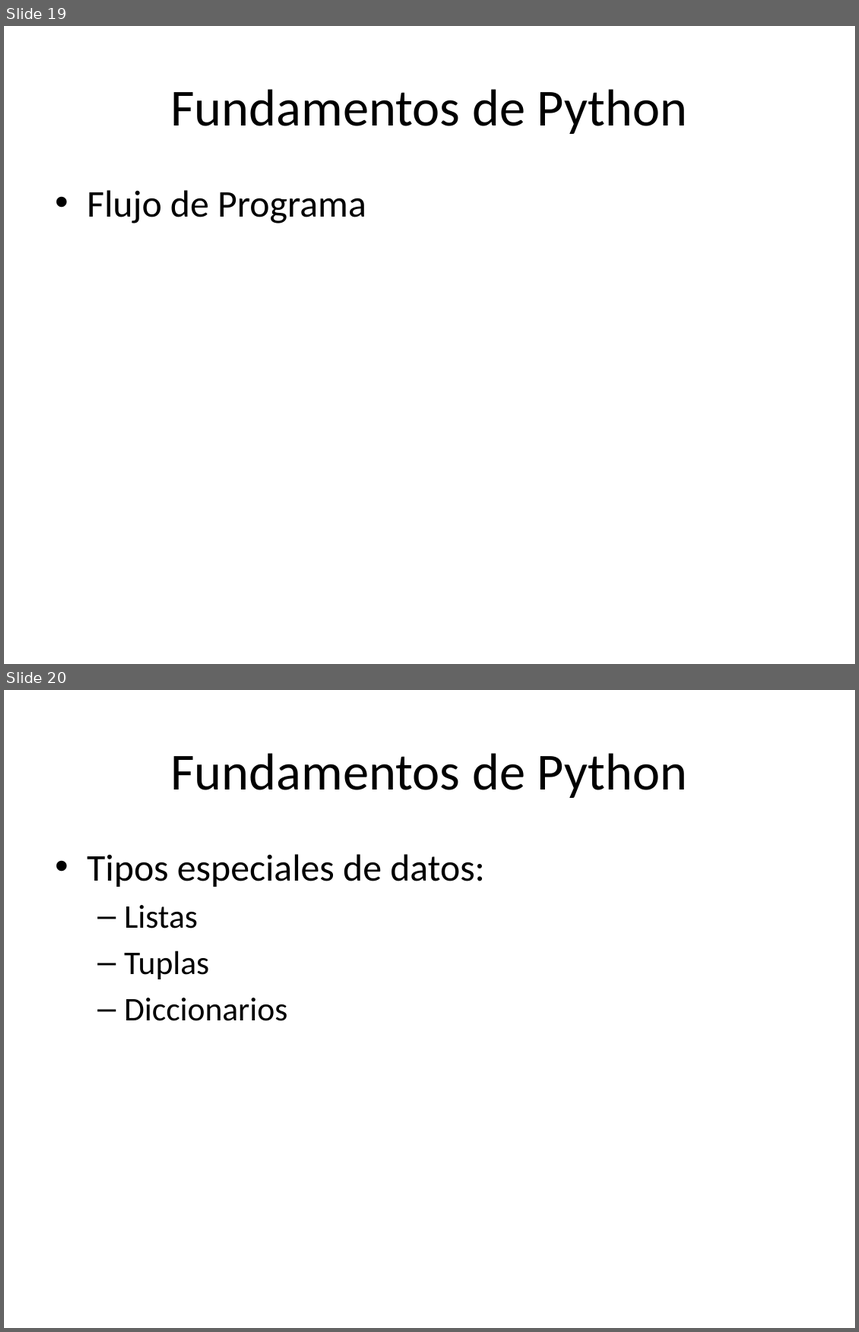
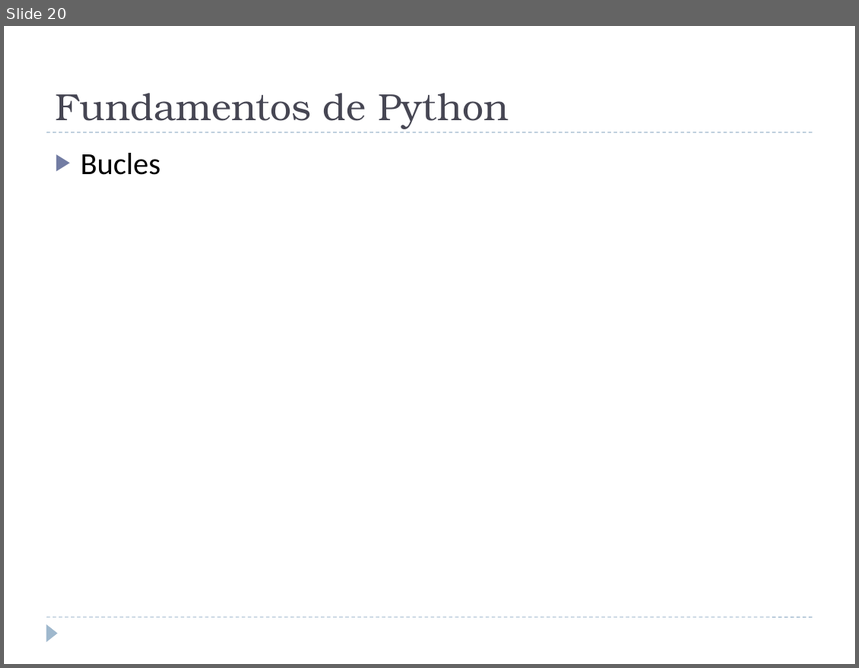
Before and after one commit to Kike-Ramirez/intro-py-td, a slide deck: docs/Python for TD Workshop - ROTOR.pptx. Shown one above the other, each under a label of ours: slides 19 and 20 before the commit, slide 20 after it. The pictures are 859x1332 and 859x668 pixels, drawn with LibreOffice and Linux fonts; fonts in the diff are those of the drawing. Boxes give left, top, right and bottom in pixels: in the first picture for what was removed or moved away, otherwise in the second. Text is boxed around its words. In the diff, an @@ line names an element or a change of style, - is before the commit and + after.

```diff
--- a/docs/Python for TD Workshop - ROTOR.pptx
+++ b/docs/Python for TD Workshop - ROTOR.pptx
@@ slide 20 removed at box(4, 690, 855, 1328), background #FFFFFF @@
@@ title removed at box(171, 753, 688, 798) @@
-Fundamentos de Python
@@ text removed at box(87, 854, 485, 1021) @@
-• Tipos especiales de datos:
-  – Listas
-  – Tuplas
-  – Diccionarios
@@ what was slide 19 is now slide 20 @@
@@ slide 20 changed as well @@
@@ title "Fundamentos de Python": place and size @@
-title "Fundamentos de Python" at box(171, 89, 688, 134)
+title "Fundamentos de Python" at box(55, 93, 509, 129)
@@ title "Fundamentos de Python" at box(55, 93, 509, 129): size 44 to 32 pt, font Calibri to TeX Gyre Bonum, text colour #000000 to #464653; alignment centre to left; vertical alignment middle to bottom @@
@@ line added from (47, 132) to (813, 132), #9FB8CD 0.75 pt dashed @@
@@ text at box(81, 153, 161, 175): text changed; size 32 to 26 pt @@
-• Flujo de Programa
+▶ Bucles
@@ line added from (47, 617) to (813, 617), #9FB8CD 0.75 pt dashed @@
@@ triangle added at box(47, 624, 58, 642), fill #9FB8CD @@
```
Also in this commit, not shown: 27 other slides changed, 2 slides added, 1 other slide removed, 11 other files.
